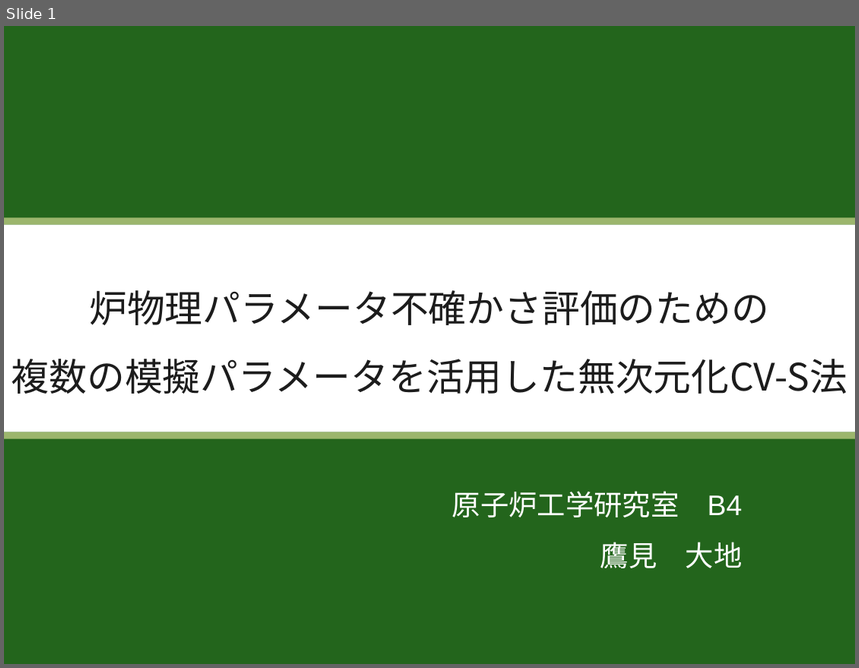
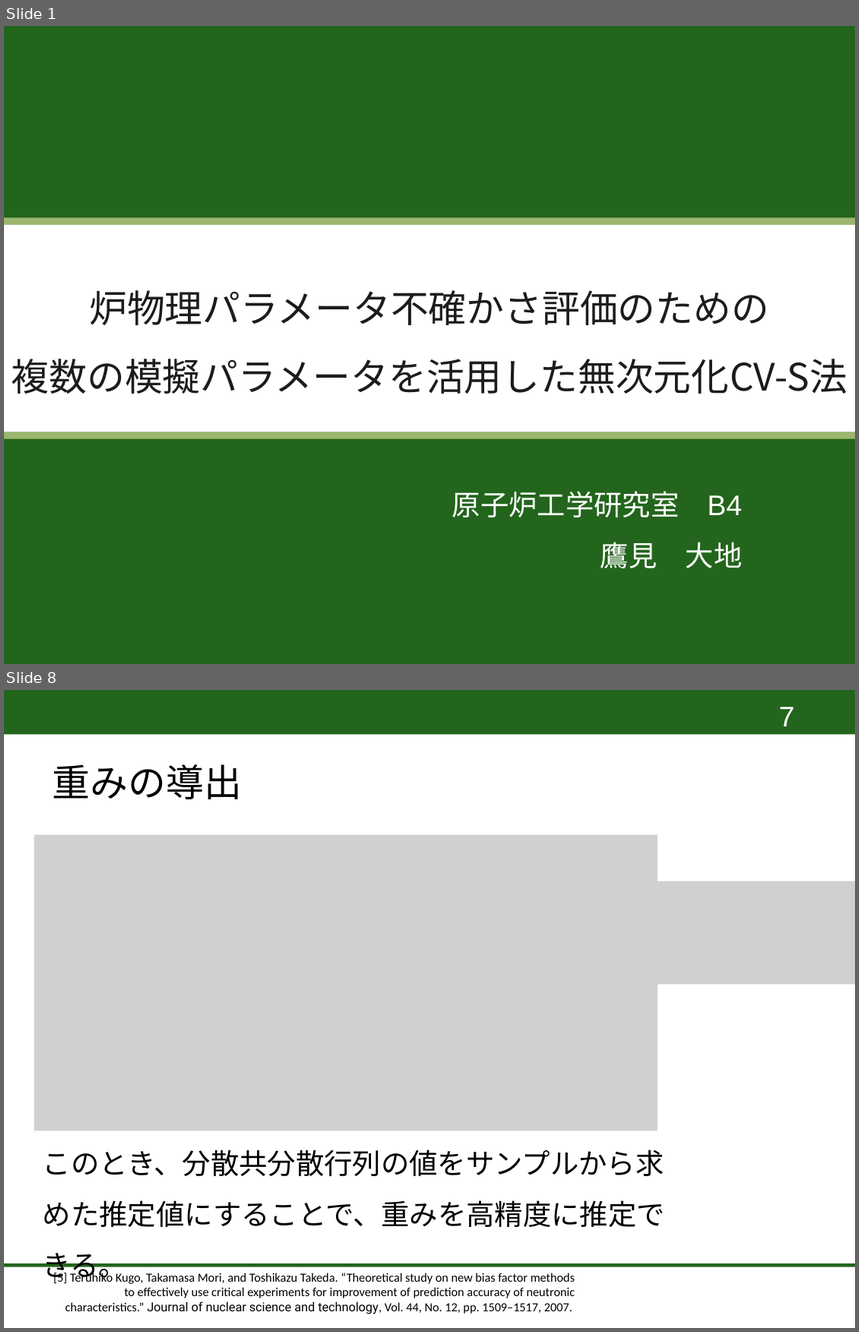
Before and after one commit to DaichiTakami/Reactor-Physics, a slide deck: 卒論発表4-3.pptx. Shown one above the other, each under a label of ours: slide 1 before the commit, slides 1 and 8 after it; the slides between them are not shown. The pictures are 859x668 and 859x1332 pixels, drawn with LibreOffice and Linux fonts; fonts in the diff are those of the drawing; grey boxes stand for pictures; background and template pictures are left out. Boxes give left, top, right and bottom in pixels: in the first picture for what was removed or moved away, otherwise in the second. Text is boxed around its words. In the diff, an @@ line names an element or a change of style, - is before the commit and + after.

```diff
--- a/卒論発表4-3.pptx
+++ b/卒論発表4-3.pptx
@@ slide 8 added at [4,690,855,1328], background #FFFFFF @@
@@ rectangle added at [4,690,855,734], fill #23651C @@
@@ page number added at [779,707,795,726], 24 pt, text #FFFFFF @@
+7
@@ text added at [53,764,242,799], 32 pt, text #000000 @@
+重みの導出
@@ picture added at [34,834,657,1131] @@
@@ picture added at [517,882,855,985] @@
@@ text added at [43,1150,665,1227], 24 pt, text #000000 @@
+このとき、分散共分散行列の値をサンプルから求めた推定値にすることで、重みを高精度に推定できる。
@@ rectangle added at [4,1264,855,1267], fill #23651C @@
@@ text added at [53,1272,576,1315], 10.5 pt, text #000000 @@
+[5] Teruhiko Kugo, Takamasa Mori, and Toshikazu Takeda. “Theoretical study on new bias factor methods to effectively use critical experiments for improvement of prediction accuracy of neutronic characteristics.” Journal of nuclear science and technology, Vol. 44, No. 12, pp. 1509–1517, 2007.
```
Also in this commit, not shown: 6 slides changed, 15 other slides added.
